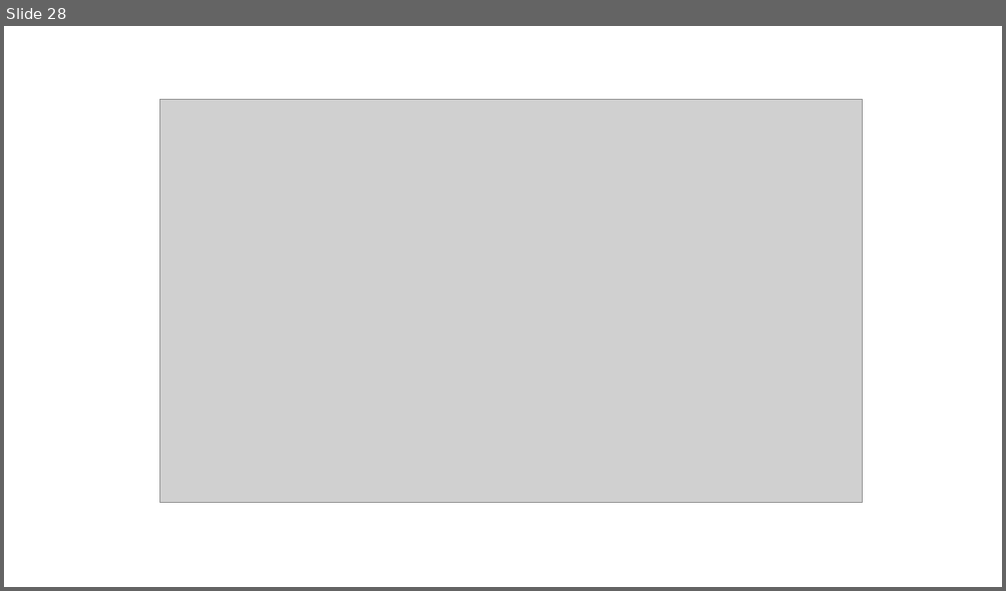
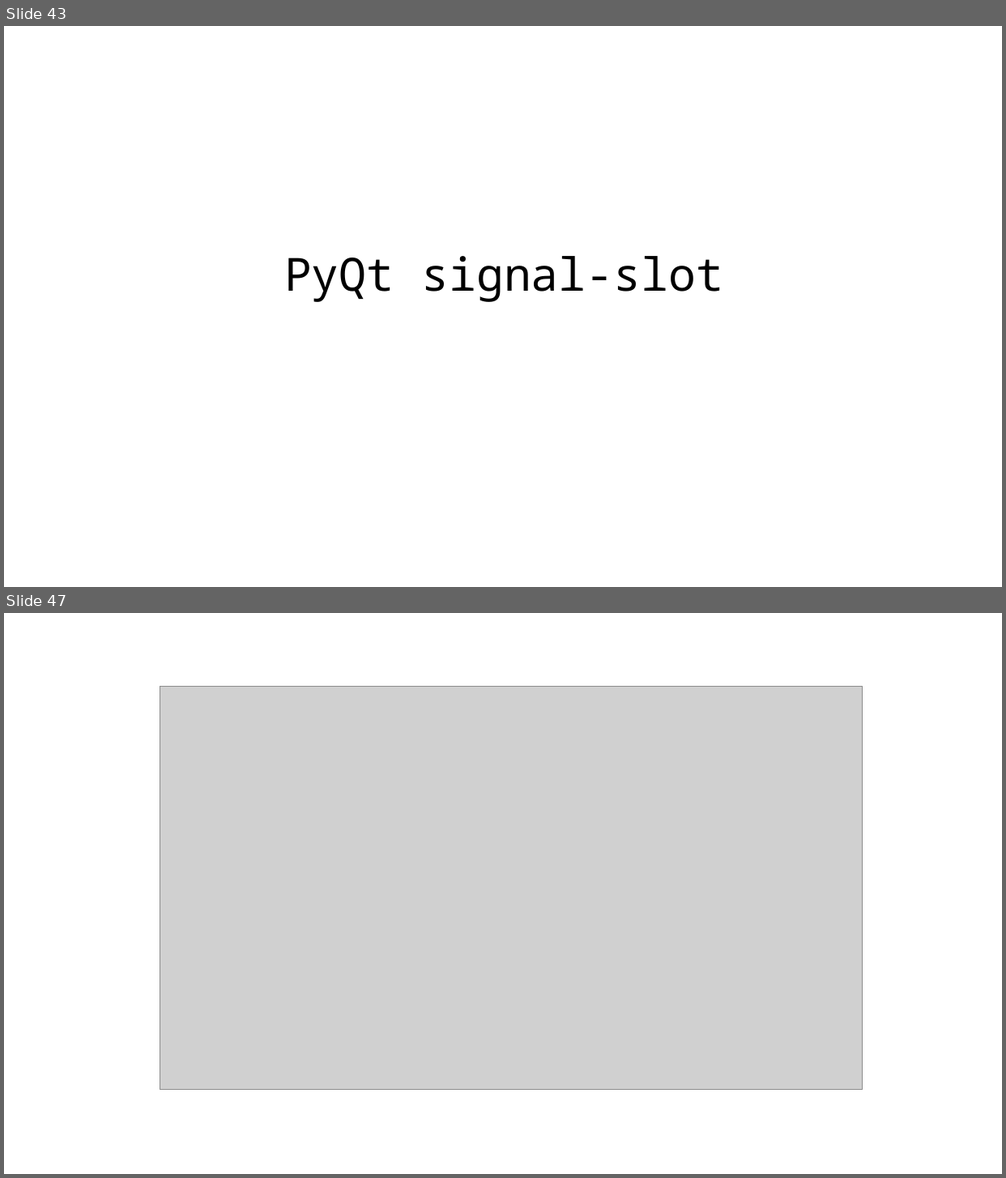
Before and after one commit to mmaleki92/python_teaching, a slide deck: design_patterns/ppt/Design Patterns.pptx. Shown one above the other, each under a label of ours: slide 28 before the commit, slides 43 and 47 after it; the slides between them are not shown. The pictures are 1006x591 and 1006x1178 pixels, drawn with LibreOffice and Linux fonts; fonts in the diff are those of the drawing; grey boxes stand for pictures. Boxes give left, top, right and bottom in pixels: in the first picture for what was removed or moved away, otherwise in the second. Text is boxed around its words. In the diff, an @@ line names an element or a change of style, - is before the commit and + after.

```diff
--- a/design_patterns/ppt/Design Patterns.pptx
+++ b/design_patterns/ppt/Design Patterns.pptx
@@ slide 43 added at (x1=4, y1=26, x2=1002, y2=587), background #FFFFFF @@
@@ title added at (x1=284, y1=256, x2=723, y2=302), 44 pt, text #000000 @@
+PyQt signal-slot
@@ what was slide 28 is now slide 47 @@
```
Also in this commit, not shown: 19 other slides added, 1 slide removed, 2 other files.
